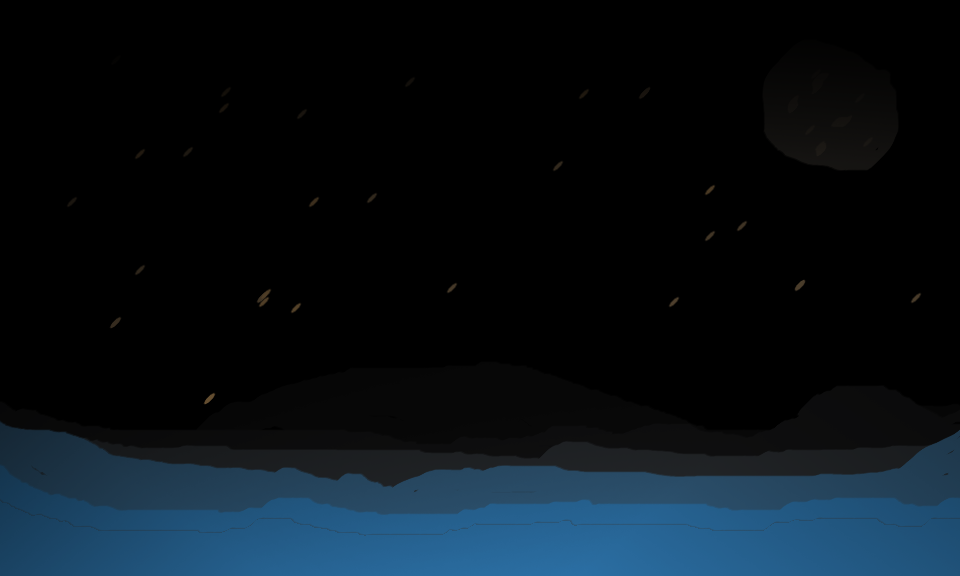
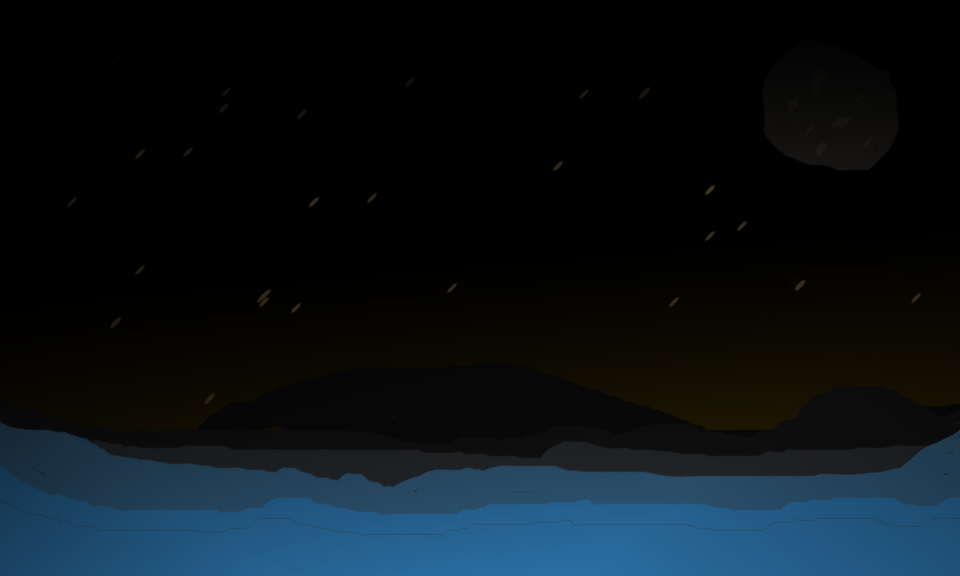
Layer changes from the first 960 x 576 image to the second:
added layer "Nouveau calque#9" above "Nouveau calque#10" over left=0, top=226, right=960, bottom=431
added layer "Nouveau calque#10" above "Nouveau calque#6" over left=0, top=191, right=960, bottom=431
moved "Nouveau calque#6" above "Nouveau calque" over left=66, top=191, right=922, bottom=405
